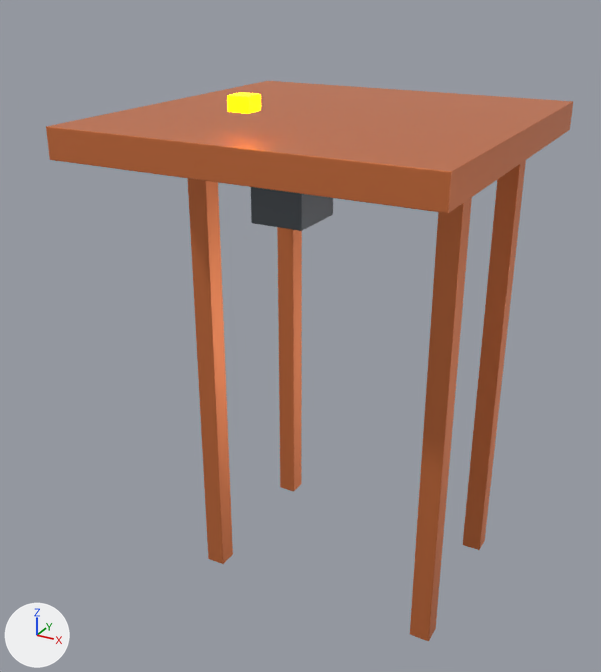
The glTF model public/assets/models/crane_kogyo.glb as it was, and as the next commit left it.
Rendered twice from a 50 mm camera at (22.6, -48.9, 42.0) aimed at (-1.6, -4.9, 20.0). The axes (+X, +Y, +Z) are drawn at lower left. The lights are the same throughout. The picture after the commit comes second. Vertices at exactly the same position are counted once.

Script lines for the objects in view, before the commit:
```python
ob_beacontop = bpy.data.objects.new('BeaconTop', me_cube_006)
ob_beacontop.location = (0.0, -13.6, 36.1)
ob_gantryboom = bpy.data.objects.new('GantryBoom', me_cube_004)
ob_gantryboom.location = (0.0, -4.0, 33.44)
ob_legbl = bpy.data.objects.new('LegBL', me_cube_002)
ob_legbl.location = (-8.4, 5.6, 17.1)
ob_legbr = bpy.data.objects.new('LegBR', me_cube_003)
ob_legbr.location = (8.4, 5.6, 17.1)
ob_legfl = bpy.data.objects.new('LegFL', me_cube)
ob_legfl.location = (-8.4, -5.6, 17.1)
ob_legfr = bpy.data.objects.new('LegFR', me_cube_001)
ob_legfr.location = (8.4, -5.6, 17.1)
ob_operatorcab = bpy.data.objects.new('OperatorCab', me_cube_005)
ob_operatorcab.location = (0.0, -8.8, 30.4)
```
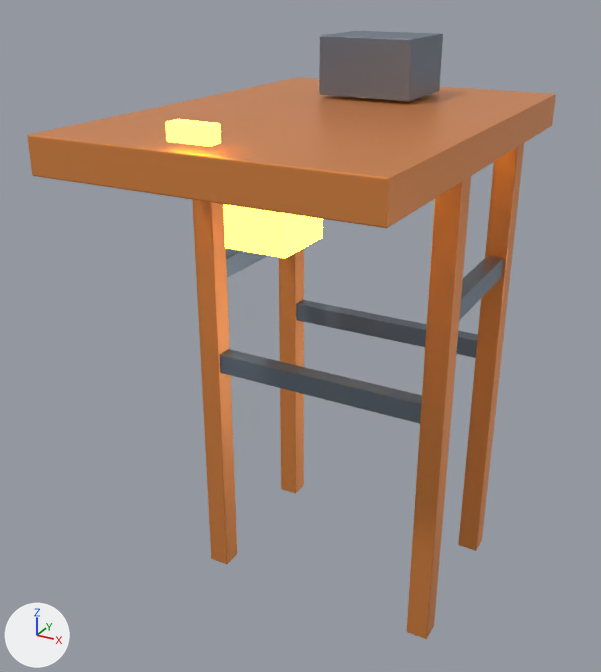
Edits to the bpy script that builds the scene:
```text
Change mat_cranebeacon:
    mat_cranebeacon.base_color: (1.0, 0.55, 0.0) -> (1.0, 0.68, 0.05)  # yellow #ffc400 -> yellow #ffd73f
    mat_cranebeacon.emission_color: (1.0, 0.55, 0.0) -> (1.0, 0.68, 0.05)  # yellow #ffc400 -> yellow #ffd73f
Change me_cube_004:
    remove me_cube_004.from_pydata(...)  # 56 vertices, 108 faces; spans x -11.4..11.4, y -11.6..11.6, z -0.9..0.9
    remove me_cube_004.materials.append(mat_cranesteel)  # orange #ed8650
    add me_cube_004.from_pydata(...)  # 56 vertices, 108 faces; spans x -9.8..9.8, y -14.0..14.0, z -1.0..1.0
    me_cube_004 part 1: the whole mesh is scaled about its middle by (0.861, 1.21, 1.15)
    add me_cube_004.materials.append(mat_craneorange)  # orange #f69950
Remove ob_beacontop:
    ob_beacontop = bpy.data.objects.new('BeaconTop', me_cube_006)
Change ob_gantryboom:
    ob_gantryboom.location: (0.0, -4.0, 33.44) -> (0.0, -4.48, 33.44)
Remove ob_legbl:
    ob_legbl = bpy.data.objects.new('LegBL', me_cube_002)
Remove ob_legbr:
    ob_legbr = bpy.data.objects.new('LegBR', me_cube_003)
Remove ob_legfl:
    ob_legfl = bpy.data.objects.new('LegFL', me_cube)
Remove ob_legfr:
    ob_legfr = bpy.data.objects.new('LegFR', me_cube_001)
Remove ob_operatorcab:
    ob_operatorcab = bpy.data.objects.new('OperatorCab', me_cube_005)
Add ob_portalleg__1__1:
    ob_portalleg__1__1 = bpy.data.objects.new('PortalLeg_-1_-1', me_cube_1)  # 56 vertices, 108 faces; spans x -0.8..0.8, y -0.8..0.8, z -16.7..16.7; in mat_craneorange (orange #f69950)
    ob_portalleg__1__1.location = (-8.16, -5.44, 16.72)
Add ob_portalleg__1_1:
    ob_portalleg__1_1 = bpy.data.objects.new('PortalLeg_-1_1', me_cube_1.copy())
    ob_portalleg__1_1.location = (-8.16, 5.44, 16.72)
Add ob_portalleg_1__1:
    ob_portalleg_1__1 = bpy.data.objects.new('PortalLeg_1_-1', me_cube_1.copy())
    ob_portalleg_1__1.location = (8.16, -5.44, 16.72)
Add ob_portalleg_1_1:
    ob_portalleg_1_1 = bpy.data.objects.new('PortalLeg_1_1', me_cube_1.copy())
    ob_portalleg_1_1.location = (8.16, 5.44, 16.72)
Add ob_operatortrolley:
    ob_operatortrolley = bpy.data.objects.new('OperatorTrolley', me_cube_010)  # 56 vertices, 108 faces; spans x -1.9..1.9, y -2.1..2.1, z -1.4..1.4; in mat_cranebeacon (yellow #ffd73f, glowing yellow #ffd73f)
    ob_operatortrolley.location = (0.0, -10.88, 29.64)
Add ob_machineryhouse:
    ob_machineryhouse = bpy.data.objects.new('MachineryHouse', me_cube_009)  # 56 vertices, 108 faces; spans x -3.1..3.1, y -2.7..2.7, z -1.8..1.8; in mat_cranecharcoal (greyish blue #7c8999)
    ob_machineryhouse.location = (0.0, 2.88, 36.48)
Add ob_hazardlightfront:
    ob_hazardlightfront = bpy.data.objects.new('HazardLightFront', me_cube_011)  # 56 vertices, 108 faces; spans x -1.2..1.2, y -0.45..0.45, z -0.45..0.45; in mat_cranebeacon (yellow #ffd73f, glowing yellow #ffd73f)
    ob_hazardlightfront.location = (0.0, -17.92, 35.34)
Add ob_crossbraceright:
    ob_crossbraceright = bpy.data.objects.new('CrossBraceRight', me_cube_007)  # 56 vertices, 108 faces; spans x -0.55..0.55, y -5.76..5.76, z -0.7..0.7; in mat_cranecharcoal (greyish blue #7c8999)
    ob_crossbraceright.location = (8.16, 0.0, 23.56)
Add ob_crossbraceleft:
    ob_crossbraceleft = bpy.data.objects.new('CrossBraceLeft', me_cube_007.copy())
    ob_crossbraceleft.location = (-8.16, 0.0, 23.56)
Add ob_crossbracefront:
    ob_crossbracefront = bpy.data.objects.new('CrossBraceFront', me_cube_004_1)  # 56 vertices, 108 faces; spans x -8.6..8.6, y -0.6..0.6, z -0.7..0.7; in mat_cranecharcoal (greyish blue #7c8999)
    ob_crossbracefront.location = (0.0, -5.44, 17.1)
Add ob_crossbraceback:
    ob_crossbraceback = bpy.data.objects.new('CrossBraceBack', me_cube_004_1.copy())
    ob_crossbraceback.location = (0.0, 5.44, 17.1)
```

Boxes [x1, y1, x2, y2] around the edits, measured in the pictures (601 x 672 px):
'GantryBoom', recoloured, rescaled (14% taller): before [46, 81, 573, 213]; after [27, 77, 556, 228]
'PortalLeg_1_-1', added (orange): after [407, 176, 471, 639]
'LegFR', deleted (orange): before [410, 197, 472, 641]
'LegFL', deleted (orange): before [188, 178, 233, 564]
'PortalLeg_-1_-1', added (orange): after [192, 200, 237, 564]
'PortalLeg_1_1', added (orange): after [458, 143, 524, 551]
'LegBR', deleted (orange): before [463, 160, 526, 550]
'MachineryHouse', added: after [319, 31, 443, 101]
'LegBL', deleted (orange): before [277, 227, 302, 491]
'CrossBraceFront', added: after [220, 349, 422, 424]
'PortalLeg_-1_1', added (orange): after [279, 248, 304, 493]
'OperatorTrolley', added (yellow): after [223, 204, 323, 258]
'CrossBraceBack', added: after [296, 300, 478, 358]
'OperatorCab', deleted: before [251, 187, 333, 231]
'CrossBraceRight', added: after [459, 256, 504, 320]
'HazardLightFront', added (yellow): after [165, 119, 221, 146]
'BeaconTop', deleted (yellow): before [227, 92, 261, 114]
'CrossBraceLeft', added: after [226, 249, 268, 278]
